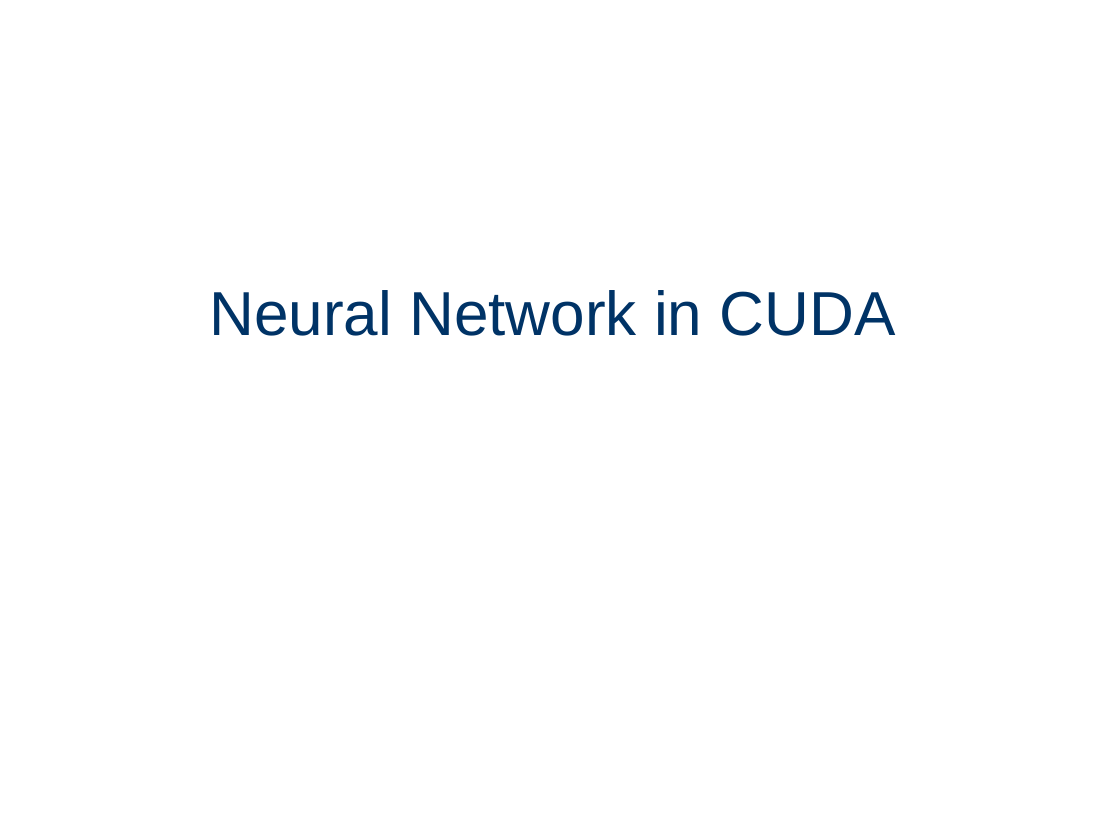
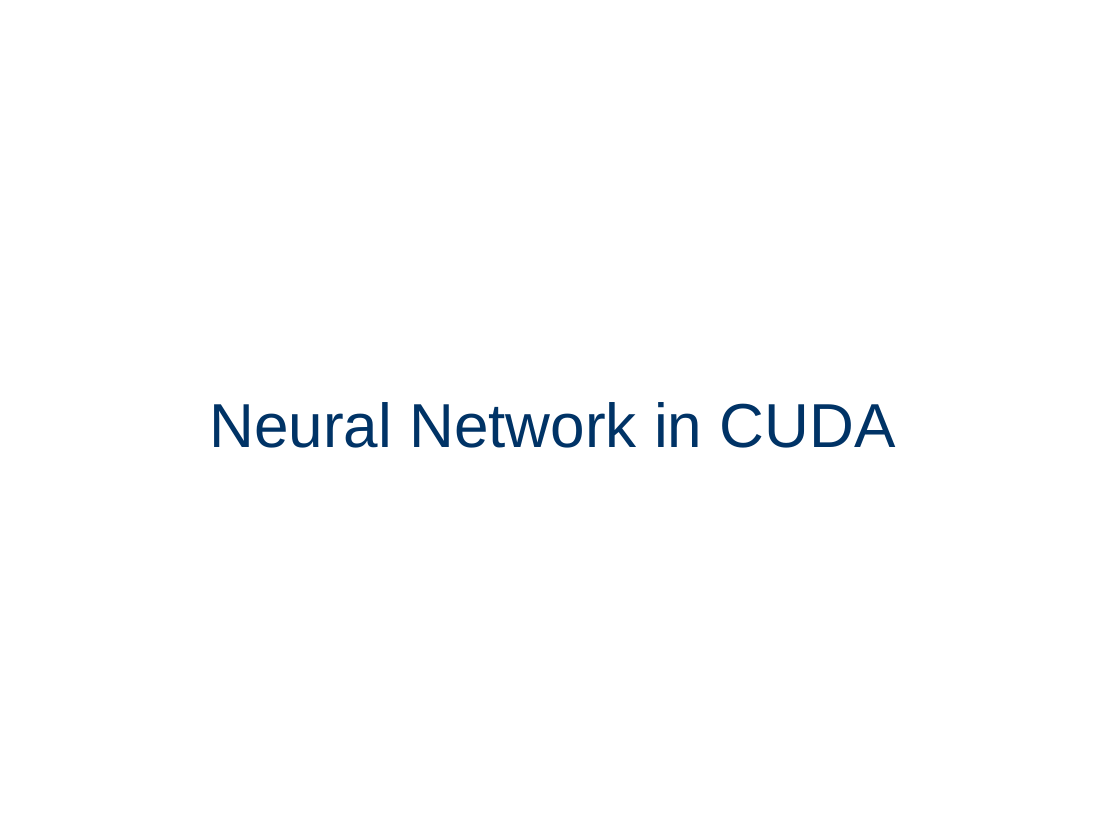
Before and after one commit to gSilas/special-palm-tree, a slide deck: slide 1 of presentation.odp. Drawn at 1120x840 pixels with LibreOffice and Linux fonts; fonts in the diff are those of the drawing. Boxes give left, top, right and bottom in pixels: in the first picture for what was removed or moved away, otherwise in the second. Text is boxed around its words. In the diff, an @@ line names an element or a change of style, - is before the commit and + after.

```diff
--- a/presentation.odp
+++ b/presentation.odp
@@ title "Neural Network in CUDA": place and size @@
-title "Neural Network in CUDA" at (209,290,896,336)
+title "Neural Network in CUDA" at (209,402,896,448)
```
Also in this commit, not shown: 2 other slides changed, 6 slides added, 5 slides removed, 5 other files.
